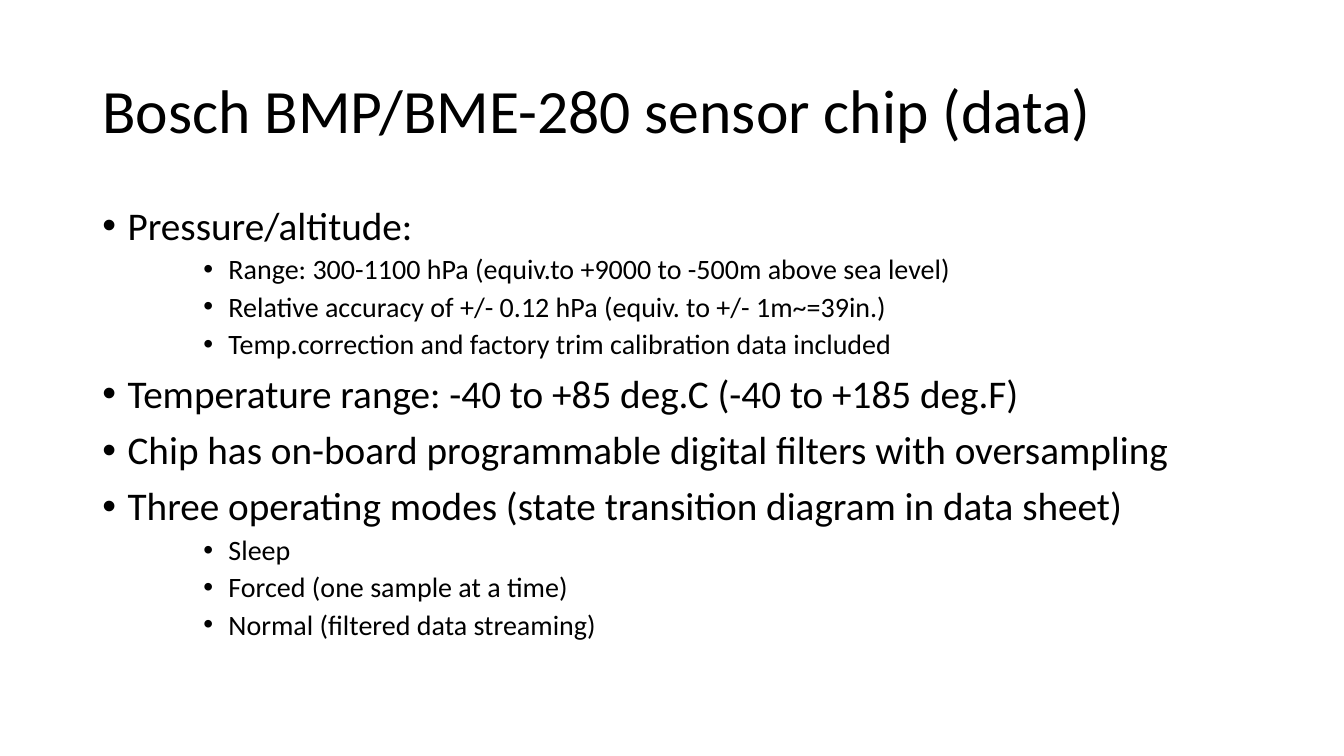
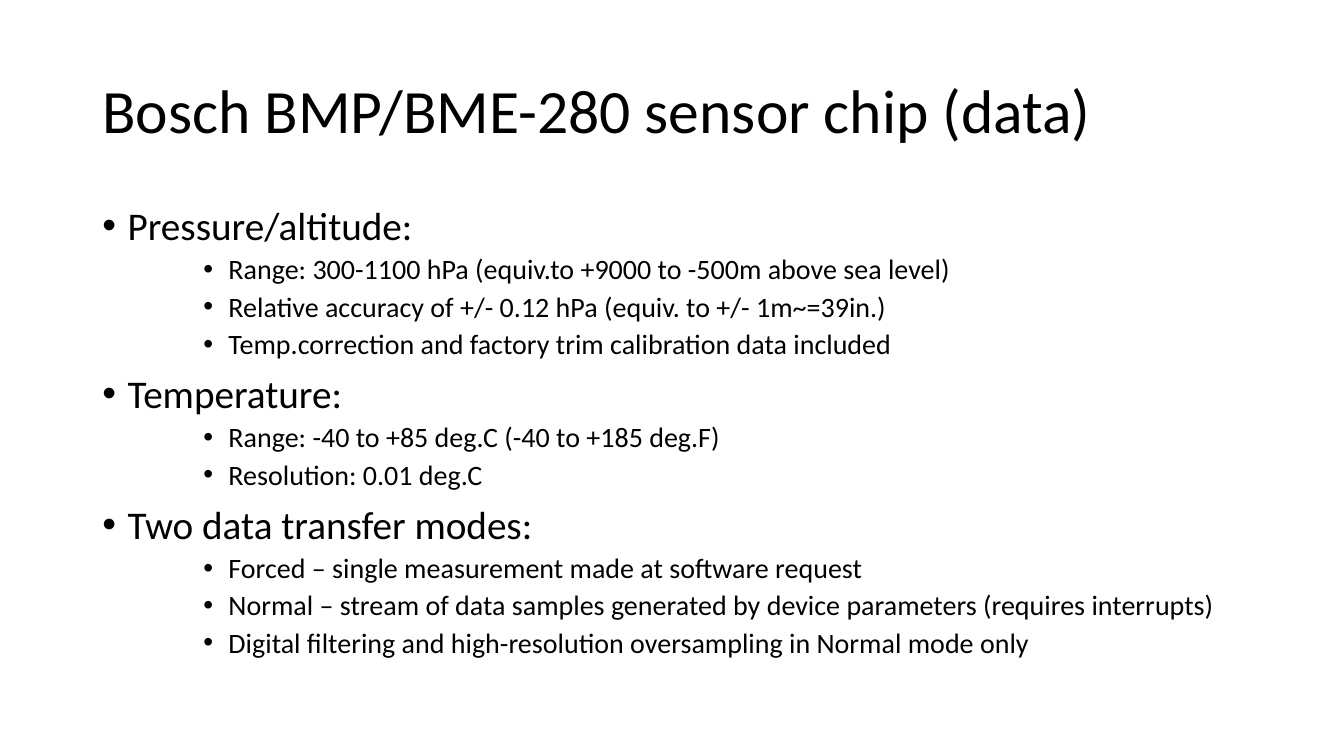
Before and after one commit to EmbeddedSystemClass/FinalProject5381, a slide deck: slide 17 of Final Project 5381.pptx. Drawn at 1344x756 pixels with LibreOffice and Linux fonts; fonts in the diff are those of the drawing. Boxes give left, top, right and bottom in pixels: in the first picture for what was removed or moved away, otherwise in the second. Text is boxed around its words. In the diff, an @@ line names an element or a change of style, - is before the commit and + after.

```diff
--- a/Final Project 5381.pptx
+++ b/Final Project 5381.pptx
@@ text at bbox=[128, 383, 1214, 658]: text changed; size 28 to 20 pt @@
-• Temperature range: -40 to +85 deg.C (-40 to +185 deg.F)
-• Chip has on-board programmable digital filters with oversampling
-• Three operating modes (state transition diagram in data sheet)
-    • Sleep
-    • Forced (one sample at a time)
-    • Normal (filtered data streaming)
+• Temperature:
+    • Range: -40 to +85 deg.C (-40 to +185 deg.F)
+    • Resolution: 0.01 deg.C
+• Two data transfer modes:
+    • Forced – single measurement made at software request
+    • Normal – stream of data samples generated by device parameters (requires interrupts)
+    • Digital filtering and high-resolution oversampling in Normal mode only
```
Also in this commit, not shown: 7 other slides changed, 2 other files.
